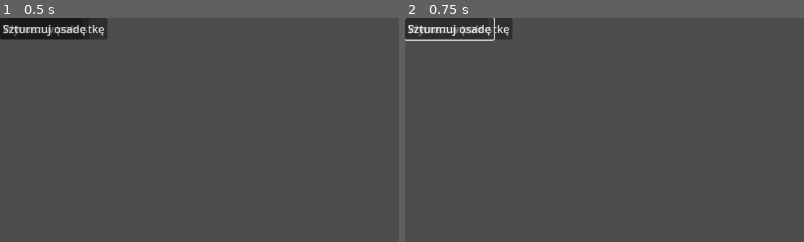
Above: before the commit, frames 1-2 (left to right).
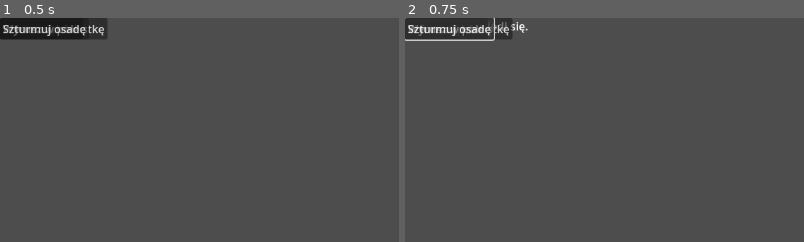
Above: after the commit, the same moments.

Repository: sochiera/total-battle-brothers-for-wesnoth
Game: Godot game, scene res://scenes/main.tscn
Two runs of this game, one before a commit and one after it. Both use one fixed random seed, a clock stepped at 60 frames per second and the inputs below.
Inputs:
- Up to frame 1 (0.5 s): no input
- Up to frame 2 (0.75 s): click "Następna tura" at 0.5 s
The pictures show only the part of the screen within x 0-50%, y 0-50%; the shares and areas given below are measured in that part.

Frame 1 is identical in both runs. In frame 2, 0.1% of the frame differs, in the area x 21-31%, y 1-7%.

Commit message:
feat: G82.1c: brakujące i niepoprawne TBB_* uzupełniane domyślnymi

Diff:
--- a/game/scripts/bridge_config.gd
+++ b/game/scripts/bridge_config.gd
@@ -57,9 +57,23 @@
 	)
 
 
-static func from_environment() -> Variant:
-	return from_values(
-		OS.get_environment("TBB_BRIDGE_COMMAND"),
-		OS.get_environment("TBB_STATE_PATH"),
-		OS.get_environment("TBB_SEED"),
-	)
+static func _environment_text_or_default(variable: String, fallback: String) -> String:
+	var value := OS.get_environment(variable).strip_edges()
+	return fallback if value.is_empty() else value
+
+
+static func _environment_seed_or_default(variable: String, fallback: int) -> int:
+	var seed_text := OS.get_environment(variable).strip_edges()
+	return seed_text.to_int() if seed_text.is_valid_int() else fallback
+
+
+static func from_environment() -> Dictionary:
+	var defaults := default_values()
+	var command := _environment_text_or_default("TBB_BRIDGE_COMMAND", defaults["command"])
+	var state_path := _environment_text_or_default("TBB_STATE_PATH", defaults["state_path"])
+	var seed: int = _environment_seed_or_default("TBB_SEED", defaults["seed"])
+	return {
+		"command": command,
+		"state_path": state_path,
+		"seed": seed,
+	}
--- a/game/tests/bridge_config_environment_probe.gd
+++ b/game/tests/bridge_config_environment_probe.gd
@@ -6,10 +6,11 @@
 
 
 func _init() -> void:
-	var result: Variant = null
-	if ResourceLoader.exists(CONFIG_PATH):
-		var bridge_config = load(CONFIG_PATH)
-		if bridge_config.has_method("from_environment"):
-			result = bridge_config.from_environment()
-	print(PREFIX, JSON.stringify(result))
+	var bridge_config = load(CONFIG_PATH)
+	var result: Dictionary = bridge_config.from_environment()
+	print(PREFIX, JSON.stringify({
+		"config": result,
+		"default": bridge_config.default_values(),
+		"valid": bridge_config.is_valid_session_config(result),
+	}))
 	call_deferred("quit", 0)
--- a/game/tests/environment_autostart_probe.gd
+++ b/game/tests/environment_autostart_probe.gd
@@ -3,6 +3,7 @@
 
 const MAIN_SCENE_PATH := "res://scenes/main.tscn"
 const PREFIX := "ENVIRONMENT_AUTOSTART "
+const BridgeConfig = preload("res://scripts/bridge_config.gd")
 
 
 func _init() -> void:
@@ -24,6 +25,7 @@
 
 
 func _observe_autostart(scene_root: Control, press_next_turn: bool, develop_presses: int) -> void:
+	var config: Dictionary = BridgeConfig.from_environment()
 	var after_start := _controls(scene_root)
 	if press_next_turn:
 		var button := scene_root.get_node_or_null("NextTurnButton") as Button
@@ -41,7 +43,7 @@
 	print(PREFIX, JSON.stringify({
 		"after_start": after_start,
 		"after_press": _controls(scene_root),
-		"state_exists": FileAccess.file_exists(OS.get_environment("TBB_STATE_PATH")),
+		"state_exists": FileAccess.file_exists(config["state_path"]),
 	}))
 	call_deferred("quit", 0)
 
Not shown, changed: tests/test_godot_bridge_config.py
Not shown, changed: tests/test_godot_main_scene_start_session.py
